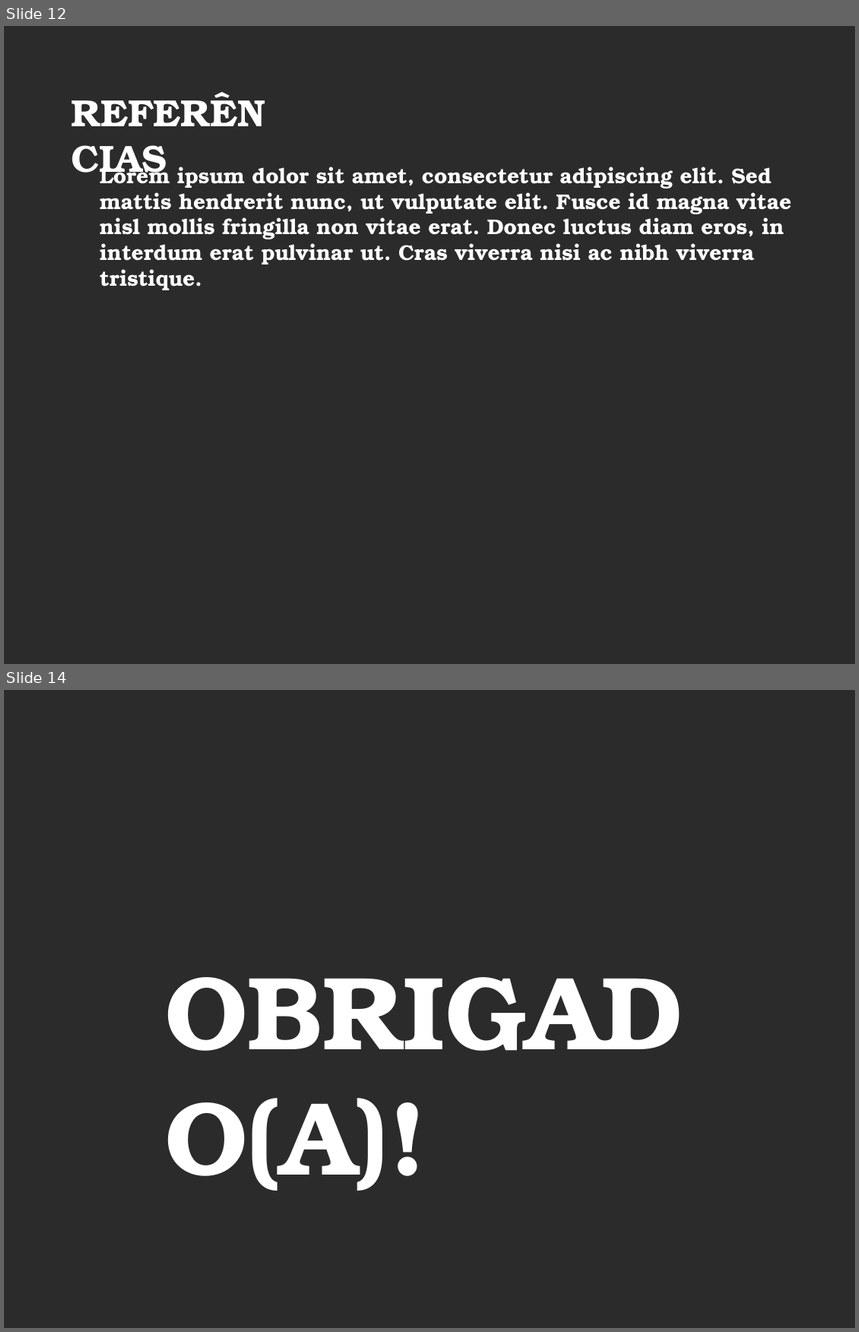
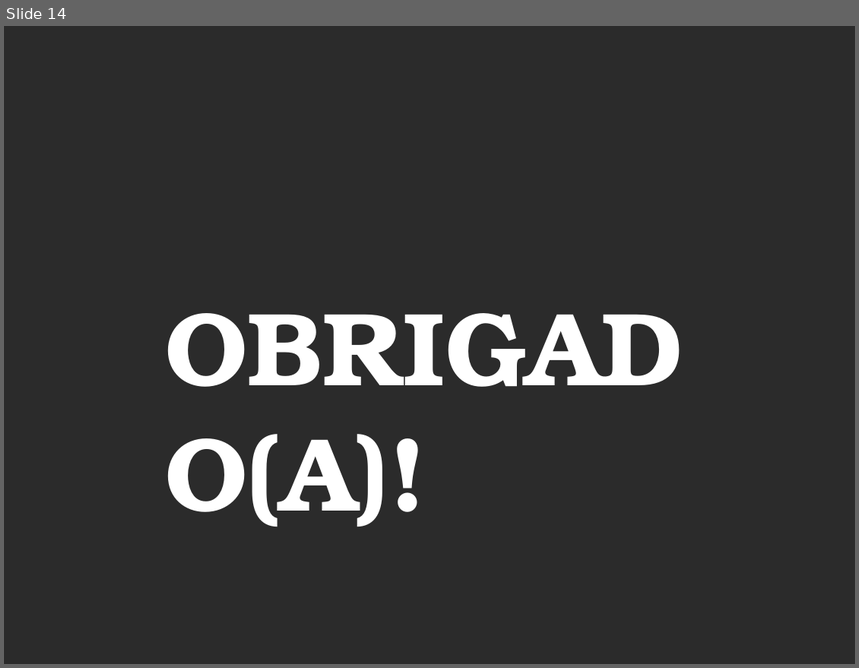
Before and after one commit to cesarmsj/sistema-administrativo-para-bibliotecas, a slide deck: Apresentação/Apresentação defesa Novateca.pptx. Shown one above the other, each under a label of ours: slides 12 and 14 before the commit, slide 14 after it; the slides between them are not shown. The pictures are 859x1332 and 859x668 pixels, drawn with LibreOffice and Linux fonts; fonts in the diff are those of the drawing; background and template pictures are left out; a plain dark background stands for a picture behind light text. Boxes give left, top, right and bottom in pixels: in the first picture for what was removed or moved away, otherwise in the second. Text is boxed around its words. In the diff, an @@ line names an element or a change of style, - is before the commit and + after.

```diff
--- a/Apresentação/Apresentação defesa Novateca.pptx
+++ b/Apresentação/Apresentação defesa Novateca.pptx
@@ slide 12 removed at (4,26,855,664), background picture (left out) @@
@@ text removed at (63,85,281,139) @@
-REFERÊNCIAS
@@ text removed at (100,162,791,290) @@
-Lorem ipsum dolor sit amet, consectetur adipiscing elit. Sed mattis hendrerit nunc, ut vulputate elit. Fusce id magna vitae nisl mollis fringilla non vitae erat. Donec luctus diam eros, in interdum erat pulvinar ut. Cras viverra nisi ac nibh viverra tristique.
```
Also in this commit, not shown: 1 slide changed, 1 slide added, 48 other files.
